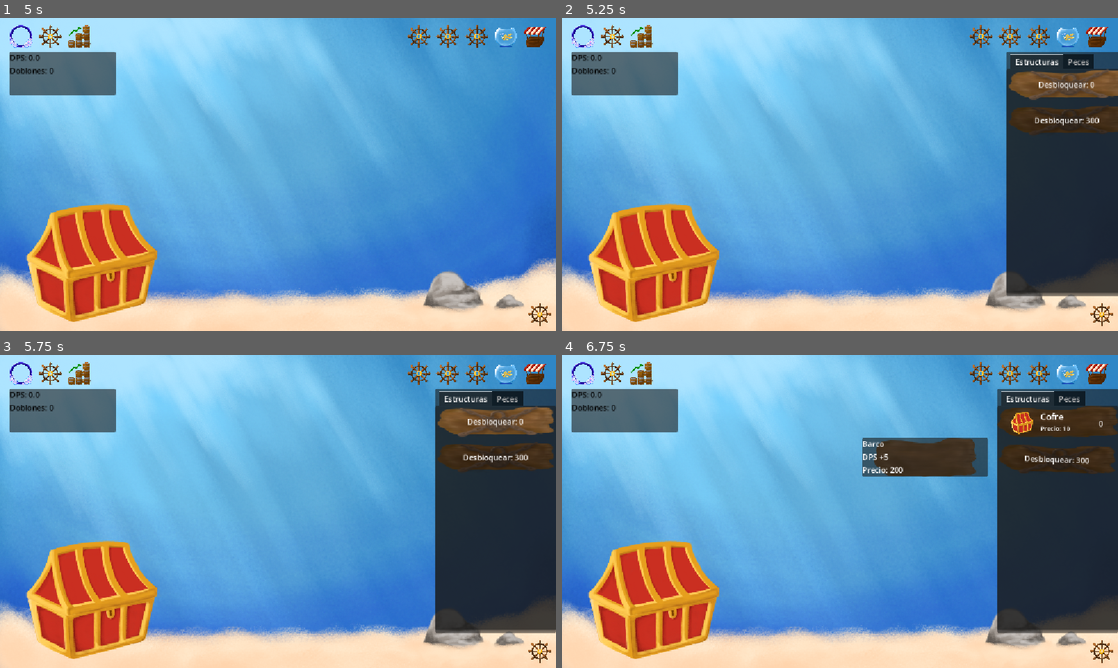
Above: before the commit, frames 1-4 (two rows, left to right).
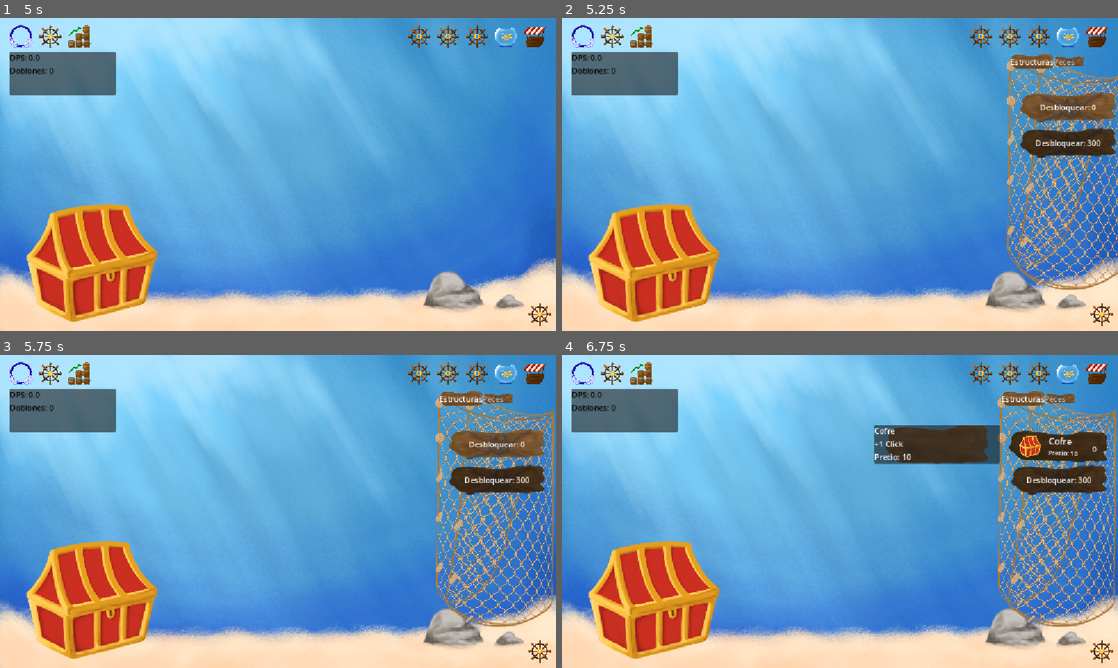
Above: after the commit, the same moments.

Repository: Niett204/fish-clicks
Game: Godot game, scene res://scenes/main.tscn
Two runs of this game, one before a commit and one after it. Both use one fixed random seed, a clock stepped at 60 frames per second and the inputs below.
Inputs (mouse positions are in pixels of both pictures, inside the frame that each line leads up to; where the layout moved, square brackets give the same spot in the first picture):
- Up to frame 1 (5 s): click (22, 36) at 0.5 s; click (77, 36) at 1.25 s; click (417, 36) at 2 s; click (450, 36) at 2.75 s; click (478, 36) at 3.5 s; click (505, 36) at 4.25 s
- Up to frame 2 (5.25 s): click (1095, 36) at 5 s
- Up to frame 3 (5.75 s): no input
- Up to frame 4 (6.75 s): click (1056, 445) [1056, 420] at 5.75 s; click (1056, 458) at 6.52 s

Frame 1 is identical in both runs. In frame 2, 15% of the frame differs, in the area x 79-100%, y 10-89%; in frame 3, 17%; in frame 4, 19%, in the area x 54-100%, y 10-89%.

Commit message:
Meter la red

Diff:
--- a/client/fish-clicks-main/scenes/main.tscn
+++ b/client/fish-clicks-main/scenes/main.tscn
@@ -14,9 +14,28 @@
 [ext_resource type="Texture2D" uid="uid://casqwt2ogwyax" path="res://assets/ui/iconos/icono_stats.png" id="10_a8y0u"]
 [ext_resource type="Texture2D" uid="uid://bdp4yakc85yet" path="res://assets/ui/iconos/icono_inventario.png" id="11_a8y0u"]
 [ext_resource type="Texture2D" uid="uid://21q76o4ppybq" path="res://assets/ui/iconos/icono_tienda.png" id="12_jkv2x"]
+[ext_resource type="Texture2D" uid="uid://b33wxaxja8jx0" path="res://assets/ui/red.png" id="13_jkv2x"]
+[ext_resource type="Texture2D" uid="uid://bx28me4bvwn16" path="res://assets/ui/tabla_bloqueada (1).png" id="14_jbj1t"]
 
 [sub_resource type="RectangleShape2D" id="RectangleShape2D_tefeu"]
 size = Vector2(268, 237)
+
+[sub_resource type="StyleBoxEmpty" id="StyleBoxEmpty_jbj1t"]
+
+[sub_resource type="StyleBoxTexture" id="StyleBoxTexture_gqmmt"]
+texture = ExtResource("13_jkv2x")
+
+[sub_resource type="StyleBoxEmpty" id="StyleBoxEmpty_jkv2x"]
+
+[sub_resource type="StyleBoxTexture" id="StyleBoxTexture_0ld40"]
+texture = ExtResource("14_jbj1t")
+
+[sub_resource type="StyleBoxTexture" id="StyleBoxTexture_jbj1t"]
+texture = ExtResource("9_85g3d")
+
+[sub_resource type="StyleBoxEmpty" id="StyleBoxEmpty_muem4"]
+
+[sub_resource type="StyleBoxEmpty" id="StyleBoxEmpty_dp3eg"]
 
 [sub_resource type="RectangleShape2D" id="RectangleShape2D_a8y0u"]
 size = Vector2(1022, 516)
@@ -77,6 +96,7 @@
 
 [node name="TopBar" type="Control" parent="UI/Root/HUD" unique_id=323055221]
 layout_mode = 1
+anchors_preset = 10
 anchor_right = 1.0
 offset_bottom = 35.0
 grow_horizontal = 2
@@ -193,6 +213,16 @@
 offset_bottom = -78.0
 grow_horizontal = 0
 grow_vertical = 2
+theme_override_styles/panel = SubResource("StyleBoxEmpty_jbj1t")
+
+[node name="NetFrame" type="Panel" parent="UI/Root/HUD/TiendaPanel" unique_id=1330065260]
+layout_mode = 1
+anchors_preset = 15
+anchor_right = 1.0
+anchor_bottom = 1.0
+grow_horizontal = 2
+grow_vertical = 2
+theme_override_styles/panel = SubResource("StyleBoxTexture_gqmmt")
 
 [node name="TabContainer" type="TabContainer" parent="UI/Root/HUD/TiendaPanel" unique_id=1785782234]
 layout_mode = 1
@@ -203,6 +233,9 @@
 offset_bottom = 5.0
 grow_horizontal = 2
 grow_vertical = 2
+theme_override_styles/panel = SubResource("StyleBoxEmpty_jkv2x")
+theme_override_styles/tab_unselected = SubResource("StyleBoxTexture_0ld40")
+theme_override_styles/tab_selected = SubResource("StyleBoxTexture_jbj1t")
 current_tab = 0
 
 [node name="Estructuras" type="Control" parent="UI/Root/HUD/TiendaPanel/TabContainer" unique_id=1013639139]
@@ -214,8 +247,13 @@
 anchors_preset = 15
 anchor_right = 1.0
 anchor_bottom = 1.0
-grow_horizontal = 2
-grow_vertical = 2
+offset_left = 25.0
+offset_top = 47.0
+offset_right = -20.0
+offset_bottom = -59.0
+grow_horizontal = 2
+grow_vertical = 2
+theme_override_styles/panel = SubResource("StyleBoxEmpty_muem4")
 
 [node name="ListEstructuras" type="VBoxContainer" parent="UI/Root/HUD/TiendaPanel/TabContainer/Estructuras/ScrollContainer" unique_id=669970207]
 layout_mode = 2
@@ -232,15 +270,21 @@
 anchors_preset = 15
 anchor_right = 1.0
 anchor_bottom = 1.0
-grow_horizontal = 2
-grow_vertical = 2
-
-[node name="ListPeces" type="VBoxContainer" parent="UI/Root/HUD/TiendaPanel/TabContainer/Peces/ScrollContainer" unique_id=1508419207]
+offset_left = 25.0
+offset_top = 47.0
+offset_right = 230.0
+offset_bottom = 410.0
+grow_horizontal = 2
+grow_vertical = 2
+theme_override_styles/panel = SubResource("StyleBoxEmpty_dp3eg")
+
+[node name="ListPeces" type="VBoxContainer" parent="UI/Root/HUD/TiendaPanel/TabContainer/Peces/ScrollContainer" unique_id=279585929]
 layout_mode = 2
 size_flags_horizontal = 3
 theme_override_constants/separation = 10
 
 [node name="InfoExtraPanel" type="Control" parent="UI/Root/HUD" unique_id=1578223614]
+visible = false
 top_level = true
 z_index = 100
 custom_minimum_size = Vector2(260, 80)
Binary file added: client/fish-clicks-main/assets/ui/red.png
